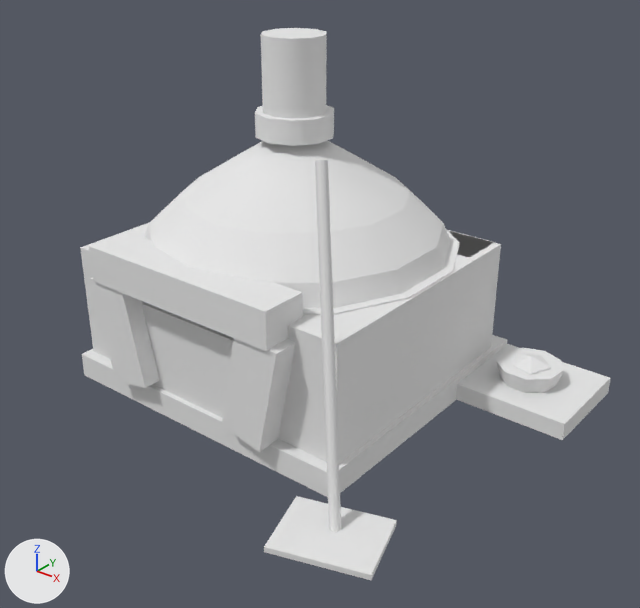
The glTF model game/assets/props/blender/oven.glb: old version first, new version second.
Camera for both pictures: a camera (50 mm lens) standing at (1.87, -2.32, 1.87) and looking at (0.07, -0.07, 0.47). Every picture has the same lights, and +X, +Y and +Z are marked at lower left. The picture after the commit comes second. Vertices at exactly the same position are counted once.

The first picture shows 'oven'.
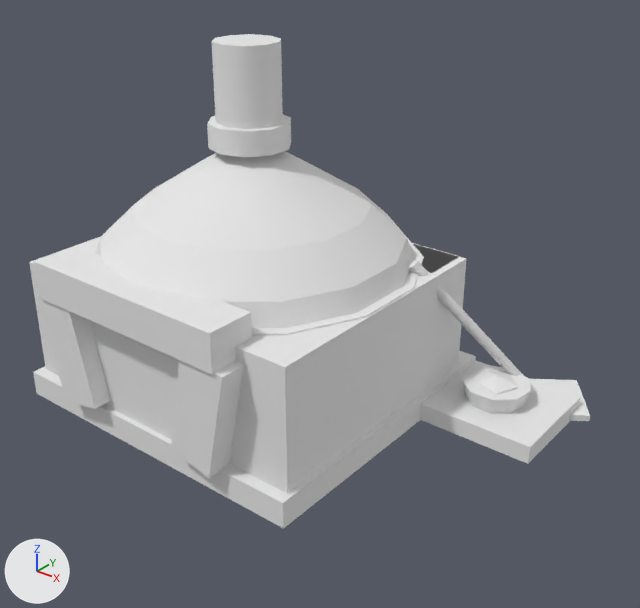
Boxes (x1, y1, x2, y2) around the edits, measured in the pictures (640 x 608 px; the box of a moved part takes in the faces that stretch with it):
'oven', reshaped (10% shorter): before (80, 28, 611, 580); after (29, 34, 590, 529)
part 1 of me_oven, moved or reshaped: before (82, 335, 507, 497); after (33, 351, 476, 529)
part 2 of me_oven, moved or reshaped: before (80, 222, 150, 359); after (29, 236, 101, 376)
part 3 of me_oven, moved or reshaped: before (278, 231, 501, 464); after (229, 245, 467, 494)
part 4 of me_oven, moved or reshaped: before (448, 230, 495, 257); after (412, 243, 460, 273)
part 5 of me_oven, moved or reshaped: before (141, 302, 233, 418); after (90, 321, 179, 440)
part 6 of me_oven, moved or reshaped: before (90, 278, 160, 388); after (37, 295, 110, 409)
part 7 of me_oven, moved or reshaped: before (144, 140, 450, 308); after (95, 151, 414, 328)
part 8 of me_oven, moved or reshaped (mostly hidden): before (140, 229, 460, 315); after (91, 238, 424, 335)
part 9 of me_oven, moved or reshaped: before (255, 105, 334, 146); after (207, 115, 291, 157)
part 10 of me_oven, moved or reshaped: before (261, 28, 327, 119); after (211, 34, 283, 129)
part 11 of me_oven, moved or reshaped: before (222, 338, 296, 452); after (171, 360, 244, 478)
part 12 of me_oven, moved or reshaped: before (89, 232, 303, 351); after (34, 247, 252, 374)
part 13 of me_oven, moved or reshaped: before (264, 496, 397, 580); after (530, 379, 590, 421)
part 14 of me_oven, moved or reshaped: before (315, 160, 341, 533); after (409, 260, 537, 391)
part 15 of me_oven, moved or reshaped: before (456, 344, 611, 440); after (420, 361, 581, 464)
part 16 of me_oven, moved or reshaped: before (513, 352, 551, 375); after (479, 370, 518, 395)
part 17 of me_oven, moved or reshaped: before (497, 347, 563, 393); after (462, 365, 531, 413)

What changed in the scene script:
```text
Change me_oven:
    used by ob_oven; location = (0.0, 0.0, 0.0)
    remove me_oven.from_pydata(...)  # 296 vertices, 558 faces; spans x -0.88..0.88, y -0.79..0.79, z 0.0..1.36
    add me_oven.from_pydata(...)  # 296 vertices, 558 faces; spans x -0.91..0.91, y -0.72..0.72, z 0.0..1.36
    me_oven part 1: the loose piece of 8 vertices spanning x -0.88..0.42, y -0.45..0.75, z 0.0..0.1 is moved by (-0.03, -0.21, 0.0)
    me_oven part 2: the loose piece of 8 vertices spanning x -0.86..-0.6, y -0.4..0.65, z 0.1..0.56 is moved by (-0.03, -0.21, 0.0)
    me_oven part 3: the loose piece of 8 vertices spanning x 0.14..0.4, y -0.4..0.65, z 0.1..0.56 is moved by (-0.03, -0.21, 0.0)
    me_oven part 4: the loose piece of 8 vertices spanning x -0.83..0.38, y 0.45..0.65, z 0.1..0.56 is moved by (-0.03, -0.21, 0.0)
    me_oven part 5: the loose piece of 8 vertices spanning x -0.56..0.1, y -0.43..-0.37, z 0.1..0.44 is moved by (-0.03, -0.21, 0.0)
    me_oven part 6: the loose piece of 8 vertices spanning x -0.69..-0.42, y -0.5..-0.34, z 0.1..0.54 is moved by (-0.03, -0.21, 0.0)
    me_oven part 7: the loose piece of 70 vertices spanning x -0.83..0.38, y -0.47..0.77, z 0.52..1.02 is moved by (-0.03, -0.21, 0.0)
    me_oven part 8: the loose piece of 28 vertices spanning x -0.85..0.4, y -0.49..0.79, z 0.52..0.56 is moved by (-0.03, -0.21, 0.0)
    me_oven part 9: the loose piece of 20 vertices spanning x -0.37..-0.08, y 0.0..0.3, z 0.99..1.08 is moved by (-0.03, -0.21, 0.0)
    me_oven part 10: the loose piece of 20 vertices spanning x -0.34..-0.11, y 0.03..0.27, z 1.06..1.36 is moved by (-0.03, -0.21, 0.0)
    me_oven part 11: the loose piece of 8 vertices spanning x -0.03..0.24, y -0.5..-0.34, z 0.1..0.54 is moved by (-0.03, -0.21, 0.0)
    me_oven part 12: the loose piece of 8 vertices spanning x -0.66..0.2, y -0.51..-0.33, z 0.51..0.65 is moved by (-0.03, -0.21, 0.0)
    me_oven part 13: the loose piece of 8 vertices spanning x 0.35..0.76, y -0.79..-0.44, z 0.02..0.04 is turned 17 degrees about the z axis through its middle, then moved by (0.14, 1.13, 0.0)
    me_oven part 14: the loose piece of 10 vertices spanning x 0.26..0.57, y -0.61..-0.3, z 0.01..1.11 is multiplied about its middle by the matrix ((0.628, -0.148, -0.17), (0.005, 0.512, -0.428), (0.225, 0.401, 0.483)), then moved by (0.08, 0.81, -0.24)
    me_oven part 15: the loose piece of 8 vertices spanning x 0.38..0.88, y 0.34..0.76, z 0.0..0.08 is moved by (-0.03, -0.21, 0.0)
    me_oven part 16: the loose piece of 12 vertices spanning x 0.55..0.71, y 0.47..0.63, z 0.08..0.18 is moved by (-0.03, -0.21, 0.0)
    me_oven part 17: the loose piece of 18 vertices spanning x 0.5..0.75, y 0.43..0.68, z 0.08..0.14 is moved by (-0.03, -0.21, 0.0)
    other edits to the shape of me_oven do not show in these pictures
```
